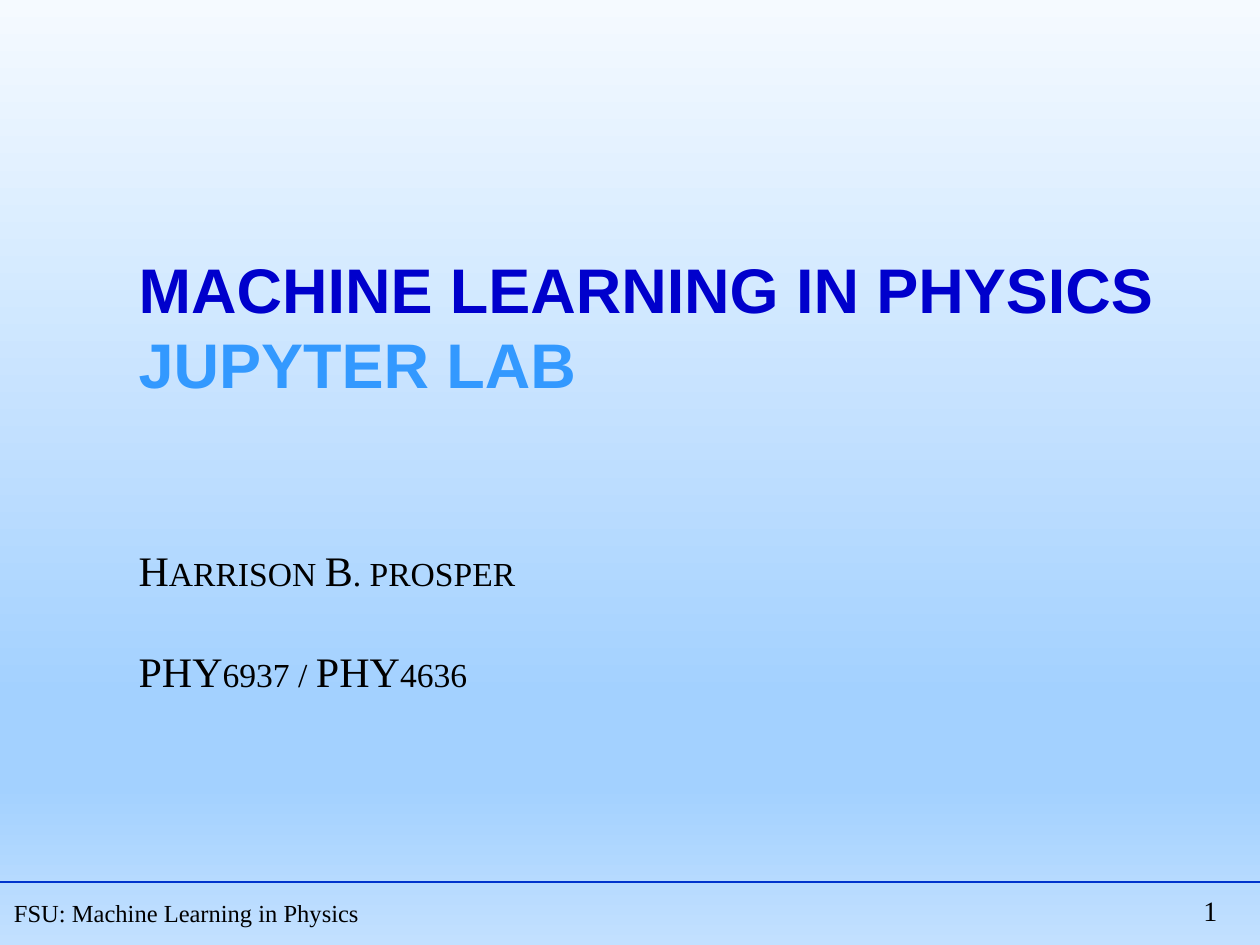
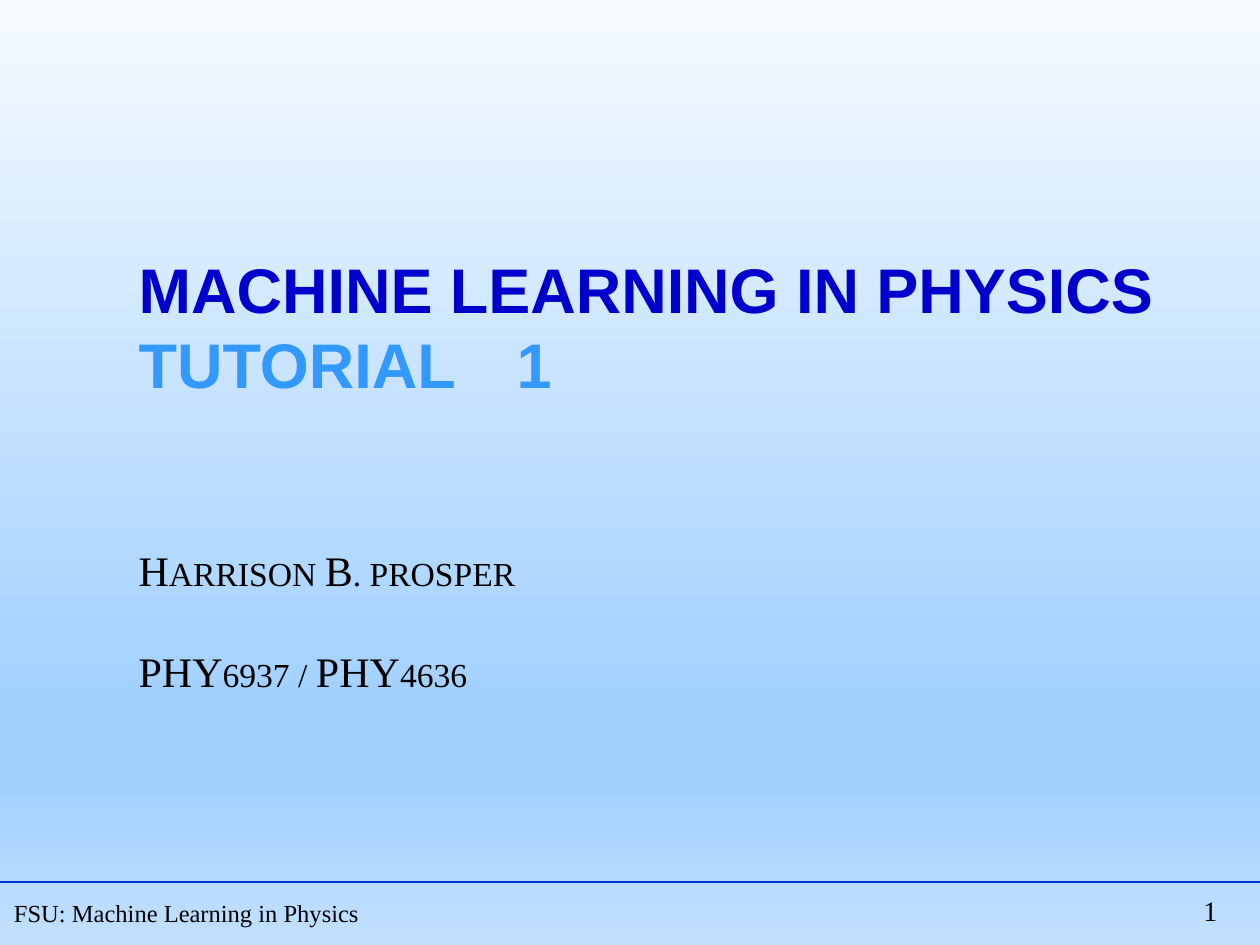
Before and after one commit to hbprosper/MLinPhysics, a slide deck: slide 1 of Lectures/Week01/Tutorial01.pptx. Drawn at 1260x945 pixels with LibreOffice and Linux fonts; fonts in the diff are those of the drawing. Boxes give left, top, right and bottom in pixels: in the first picture for what was removed or moved away, otherwise in the second. Text is boxed around its words. In the diff, an @@ line names an element or a change of style, - is before the commit and + after.

Commit message:
update tutorial 1

```diff
--- a/Lectures/Week01/Tutorial01.pptx
+++ b/Lectures/Week01/Tutorial01.pptx
@@ title at bbox=[139, 269, 1152, 389]: text changed @@
-MACHINE LEARNING IN PHYSICS
-JUPYTER LAB
+MACHINE LEARNING IN PHYSICS
+TUTORIAL 1
```
Also in this commit, not shown: 3 other slides changed, 1 other file.
